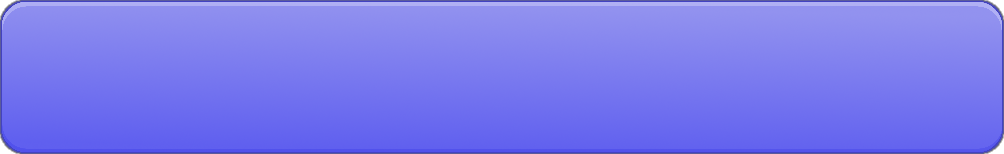
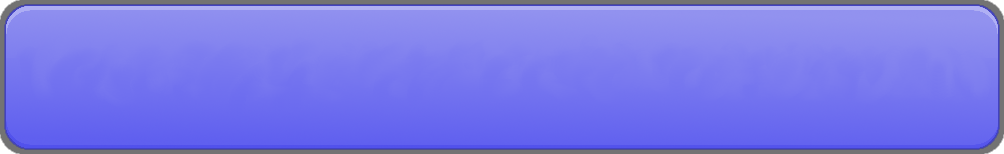
The second 1004x154 image is a revision of the first. Changes to its layers:
removed layer "Layer" from group "Layer Group" over [left=2, top=2, right=1002, bottom=152]
painted on "Layer #2" over [left=0, top=0, right=1004, bottom=154]
